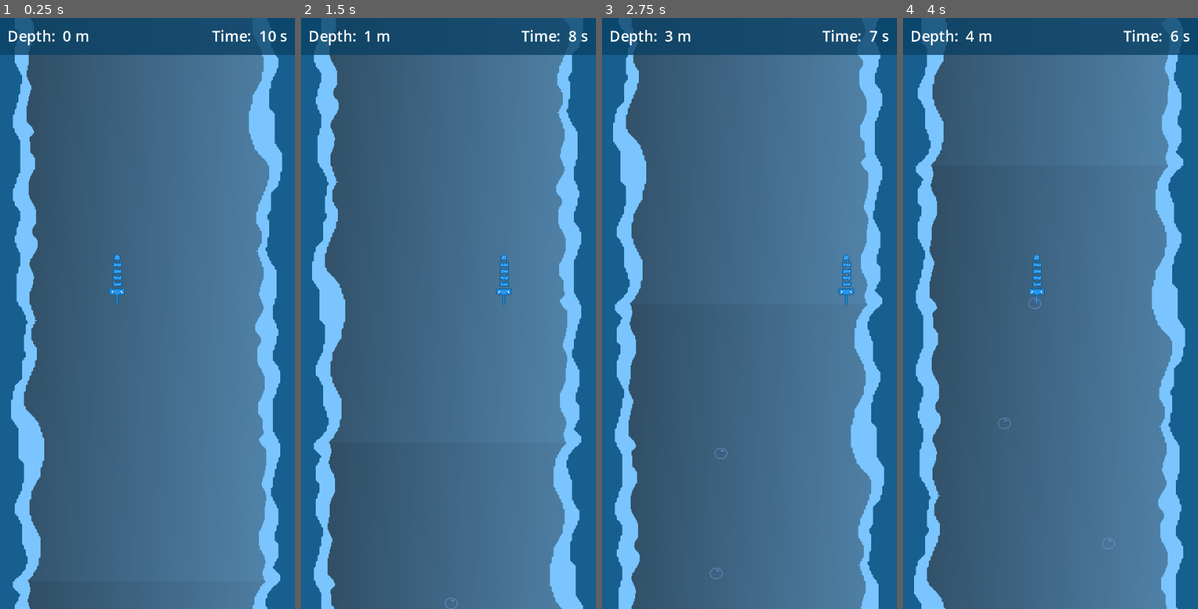
Above: before the commit, frames 1-4 (left to right).
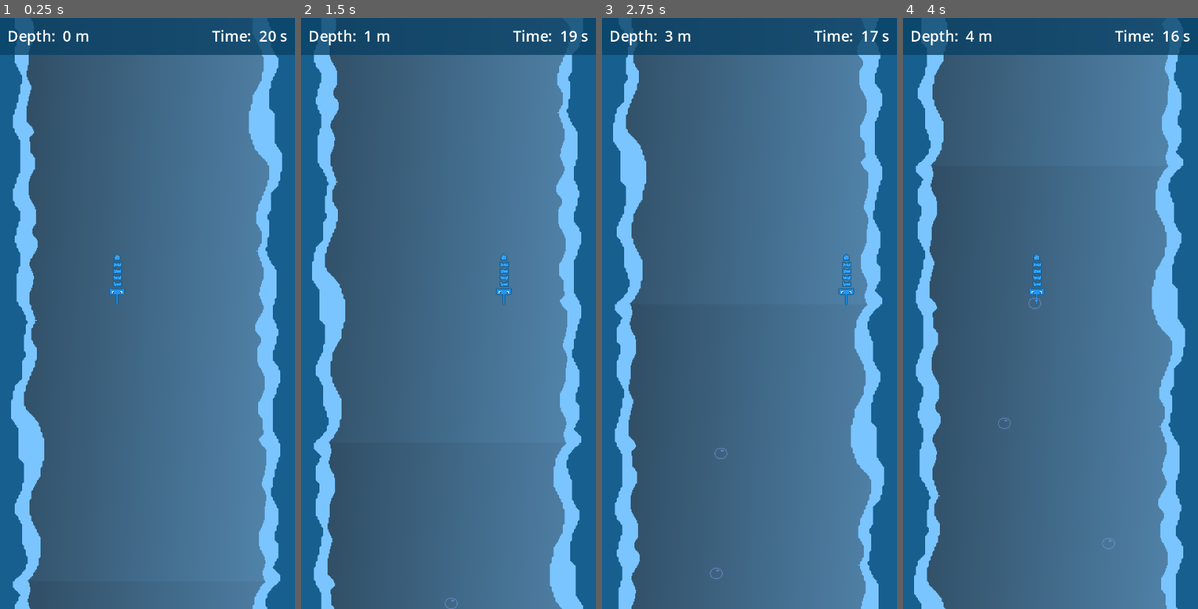
Above: after the commit, the same moments.

Repository: markusweiss/BrackeysGJam23-2
Game: Godot game, scene res://Actors/main.tscn
The game is run twice, just before and just after one commit, with the same random seed, the same clock (stepped at 60 frames per second) and the same inputs.
Inputs:
- Up to frame 1 (0.25 s): no input
- Up to frame 2 (1.5 s): hold Right (move_right) 0.53-1.28 s; hold Left (move_left) from 1.28 s (still down)
- Up to frame 3 (2.75 s): release Left (move_left) at 2.03 s; hold Right (move_right) from 2.03 s (still down)
- Up to frame 4 (4 s): release Right (move_right) at 3.53 s; hold Left (move_left) from 3.53 s (still down)

The runs differ from the first frame. In frame 1, less than 0.1% of the frame differs, in the area x 88-91%, y 2-4%; in frame 2, 0.2%, in the area x 71-98%, y 2-4%; in frame 3, 0.2%; in frame 4, 0.2%.

Commit message:
add globals and death screen

Diff:
--- /dev/null
+++ b/Actors/death.tscn
@@ -0,0 +1,60 @@
+[gd_scene load_steps=3 format=3 uid="uid://do8pcmpu1dmwq"]
+
+[ext_resource type="Script" path="res://Scripts/death.gd" id="1_rig46"]
+
+[sub_resource type="StyleBoxFlat" id="StyleBoxFlat_fy8qv"]
+content_margin_left = 8.0
+content_margin_top = 16.0
+content_margin_right = 8.0
+content_margin_bottom = 16.0
+bg_color = Color(0.0666667, 0.294118, 0.443137, 1)
+
+[node name="DeathCanvasLayer" type="CanvasLayer"]
+script = ExtResource("1_rig46")
+
+[node name="MarginContainer" type="MarginContainer" parent="."]
+anchors_preset = 15
+anchor_right = 1.0
+anchor_bottom = 1.0
+grow_horizontal = 2
+grow_vertical = 2
+
+[node name="VBoxContainer" type="VBoxContainer" parent="MarginContainer"]
+layout_mode = 2
+size_flags_horizontal = 4
+size_flags_vertical = 4
+
+[node name="PanelContainer" type="PanelContainer" parent="MarginContainer/VBoxContainer"]
+custom_minimum_size = Vector2(200, 200)
+layout_mode = 2
+theme_override_styles/panel = SubResource("StyleBoxFlat_fy8qv")
+
+[node name="HBoxContainer" type="HBoxContainer" parent="MarginContainer/VBoxContainer/PanelContainer"]
+layout_mode = 2
+size_flags_horizontal = 4
+size_flags_vertical = 8
+
+[node name="QuitButton" type="Button" parent="MarginContainer/VBoxContainer/PanelContainer/HBoxContainer"]
+layout_mode = 2
+size_flags_vertical = 8
+text = "   quit   "
+
+[node name="AgainButton" type="Button" parent="MarginContainer/VBoxContainer/PanelContainer/HBoxContainer"]
+layout_mode = 2
+size_flags_vertical = 4
+text = " try again "
+
+[node name="Meters" type="Label" parent="MarginContainer/VBoxContainer/PanelContainer"]
+layout_mode = 2
+text = "100 m"
+horizontal_alignment = 1
+
+[node name="SorryText" type="Label" parent="MarginContainer/VBoxContainer/PanelContainer"]
+layout_mode = 2
+size_flags_vertical = 0
+text = "Sorry you are out of air.
+You reached:"
+horizontal_alignment = 1
+
+[connection signal="pressed" from="MarginContainer/VBoxContainer/PanelContainer/HBoxContainer/QuitButton" to="." method="_on_quit_button_pressed"]
+[connection signal="pressed" from="MarginContainer/VBoxContainer/PanelContainer/HBoxContainer/AgainButton" to="." method="_on_again_button_pressed"]
--- /dev/null
+++ b/Scripts/death.gd
@@ -0,0 +1,14 @@
+extends CanvasLayer
+
+#@onready var deapth = get_node("/root/Main/UI_Top/")
+
+func _ready():
+	$MarginContainer/VBoxContainer/PanelContainer/Meters.text = str(Global.endingDeep) + " m"
+
+
+func _on_quit_button_pressed():
+	get_tree().quit()
+
+
+func _on_again_button_pressed():
+	get_tree().change_scene_to_file("res://Actors/main.tscn")
--- /dev/null
+++ b/Scripts/global.gd
@@ -0,0 +1,5 @@
+extends Node
+
+var timerTime = 0
+var countdownTimer = 20
+var endingDeep = 0
--- a/Scripts/ui_top.gd
+++ b/Scripts/ui_top.gd
@@ -1,15 +1,16 @@
 extends Node
 
 var startTimer = true
-var timerTime = 0
+var timerTime = Global.timerTime
 
-var countdownTimer = 10
+var countdownTimer = Global.countdownTimer
 var timerRunning = true
 
 func _physics_process(delta):
 	if (startTimer):
 		timerTime += delta
 		var seconds_deep = int(round(timerTime))
+		Global.endingDeep = seconds_deep
 		$Control/MarginWrapper/MarginContainer/DeepContainer/DeepValue.text = str(seconds_deep) + " m"
 
 	if (timerRunning):
@@ -21,4 +22,4 @@
 		if (countdownTimer <= 0):
 			countdownTimer = 0
 			timerRunning = false
-			get_tree(). paused = true
+			get_tree().change_scene_to_file("res://Actors/death.tscn")
--- a/project.godot
+++ b/project.godot
@@ -14,6 +14,10 @@
 run/main_scene="res://Actors/main.tscn"
 config/features=PackedStringArray("4.1", "Forward Plus")
 config/icon="res://icon.svg"
+
+[autoload]
+
+Global="*res://Scripts/global.gd"
 
 [display]
 
